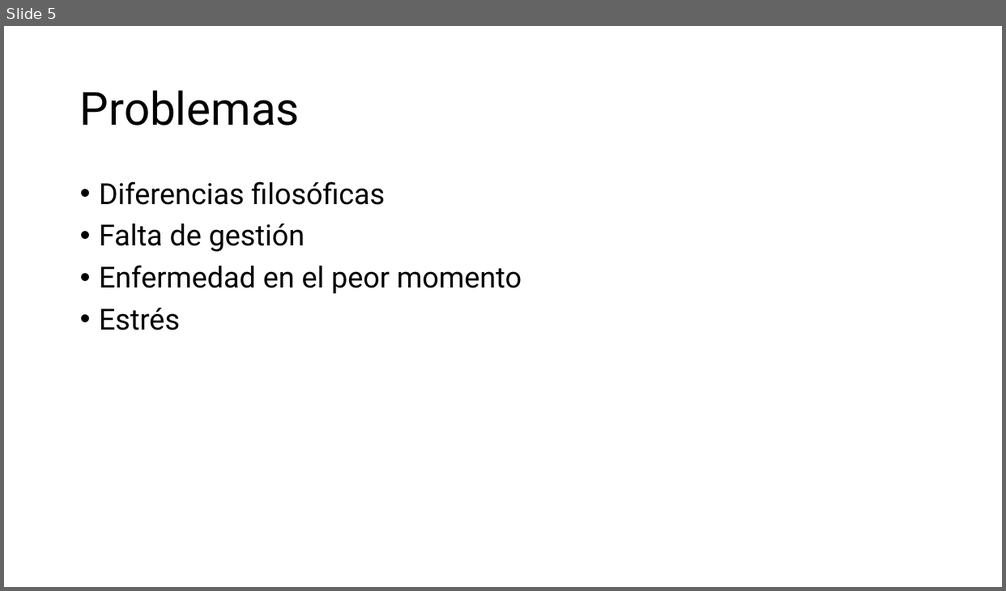
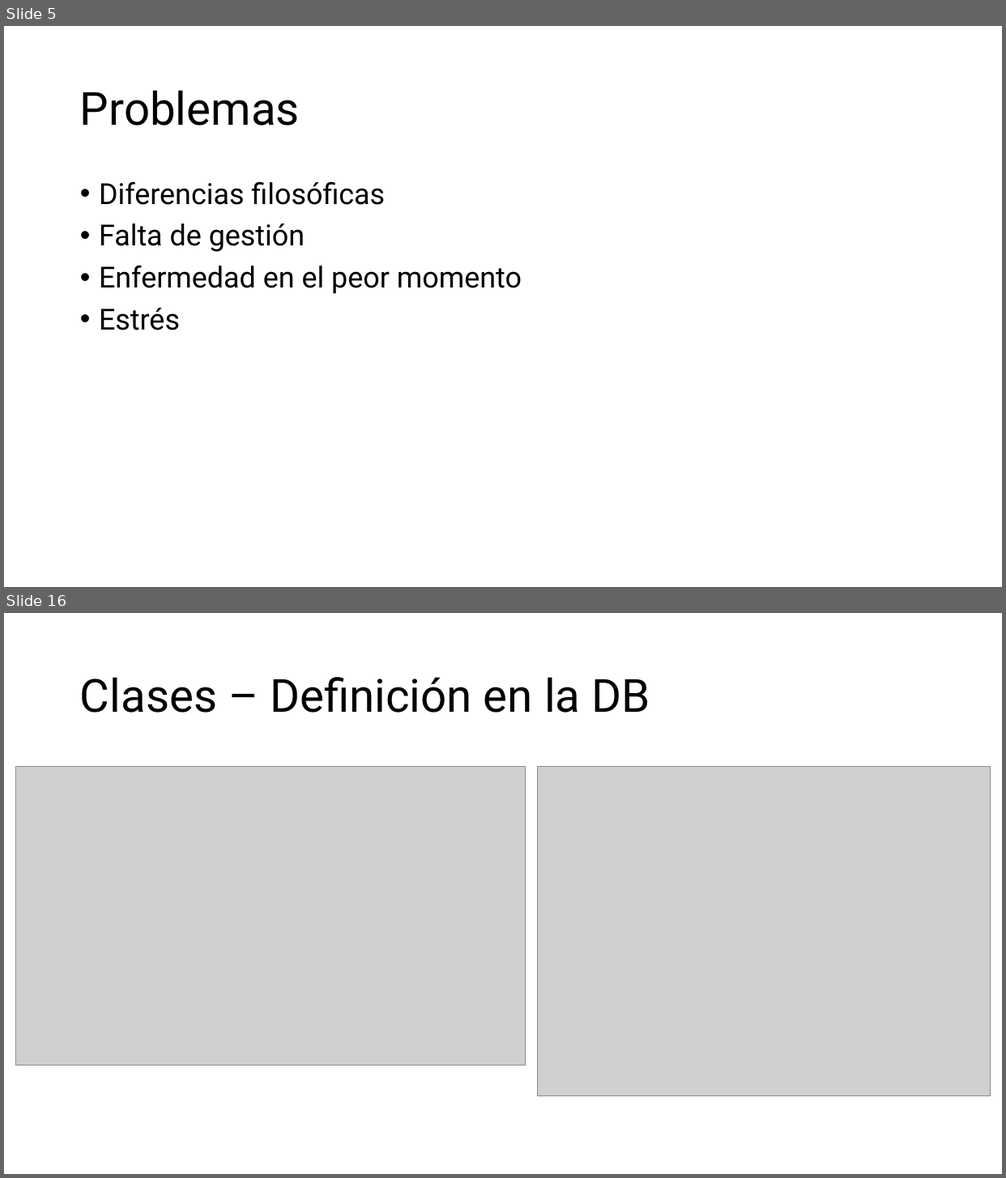
Before and after one commit to aniballpxess/CursoFP2-Apuntes, a slide deck: ASIGNATURAS/PM/PRACTICA/Ficheros-de-entregas/Presentacion-Proyecto-Macarena.pptx. Shown one above the other, each under a label of ours: slide 5 before the commit, slides 5 and 16 after it; the slides between them are not shown. The pictures are 1006x591 and 1006x1178 pixels, drawn with LibreOffice and Linux fonts; fonts in the diff are those of the drawing; grey boxes stand for pictures. Boxes give left, top, right and bottom in pixels: in the first picture for what was removed or moved away, otherwise in the second. Text is boxed around its words. In the diff, an @@ line names an element or a change of style, - is before the commit and + after.

Commit message:
Lo trabajado en clase el 21/02/2025

```diff
--- a/ASIGNATURAS/PM/PRACTICA/Ficheros-de-entregas/Presentacion-Proyecto-Macarena.pptx
+++ b/ASIGNATURAS/PM/PRACTICA/Ficheros-de-entregas/Presentacion-Proyecto-Macarena.pptx
@@ slide 16 added at (4, 613, 1002, 1174), background #FFFFFF @@
@@ title added at (80, 677, 650, 713), 44 pt, text #000000 @@
+Clases – Definición en la DB
@@ picture added at (16, 766, 526, 1065) @@
@@ picture added at (538, 766, 991, 1097) @@
```
Also in this commit, not shown: 2 slides changed, 13 other slides added, 44 other files.
